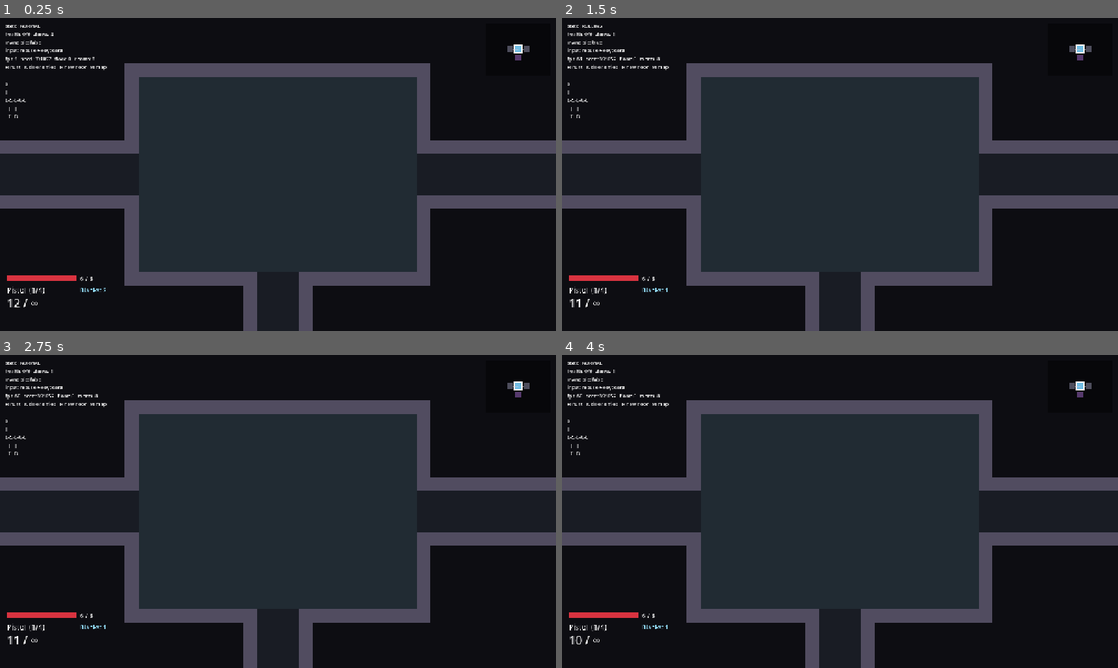
Above: before the commit, frames 1-4 (two rows, left to right).
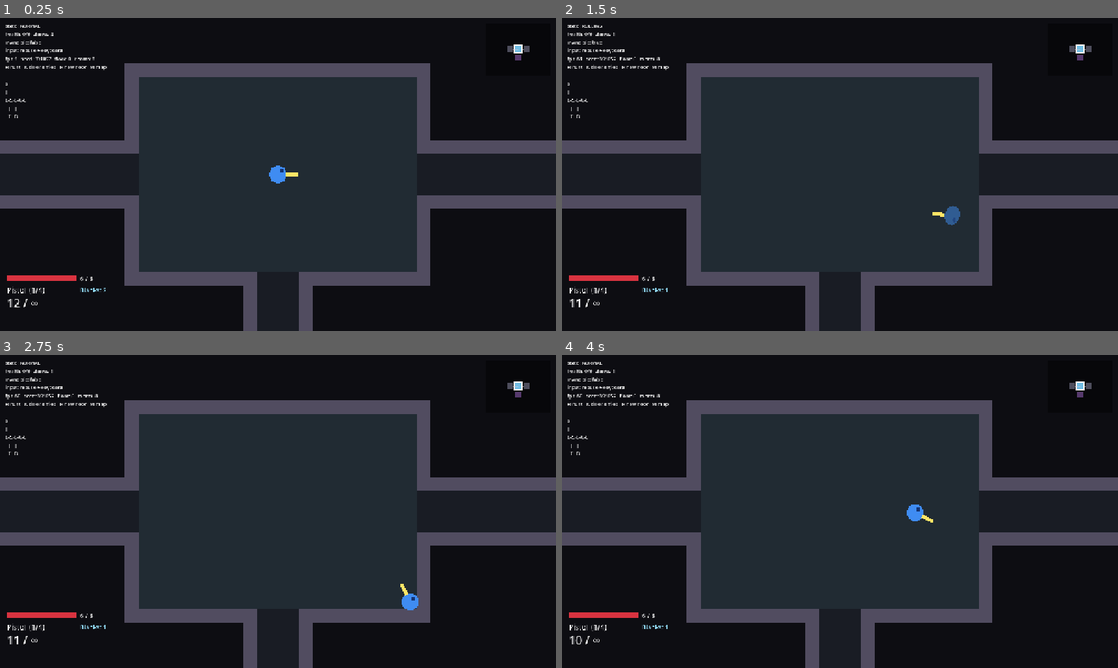
Above: after the commit, the same moments.

Repository: SalemRose/Gungeon-Massive-Ripoff-Edition
Game: Godot game, scene res://levels/floor_level/floor_level.tscn
Two runs of this game, one before a commit and one after it. Both use one fixed random seed, a clock stepped at 60 frames per second and the inputs below.
Inputs (mouse positions are in pixels of both pictures, inside the frame that each line leads up to):
- Up to frame 1 (0.25 s): no input
- Up to frame 2 (1.5 s): tap Enter at 0.5 s; move the mouse to (962, 158) at 0.52 s; hold D (move_right) 0.53-1.28 s; tap Q (blank) at 0.6 s; click (962, 158) at 0.67 s; move the mouse to (728, 190) at 1.27 s; hold S (move_down) from 1.28 s (still down); tap Space (dodge) at 1.35 s
- Up to frame 3 (2.75 s): tap Space (dodge) at 2 s; move the mouse to (333, 442) at 2.02 s; release S (move_down) at 2.03 s; hold D (move_right) from 2.03 s (still down); tap E (interact) at 2.1 s
- Up to frame 4 (4 s): move the mouse to (812, 574) at 2.77 s; release D (move_right) at 2.78 s; hold W (move_up) 2.78-3.53 s; tap F (melee) at 2.85 s; click (812, 574) at 2.92 s; move the mouse to (1006, 558) at 3.52 s; press the mouse at (1006, 558) at 3.53 s; hold A (move_left) from 3.53 s (still down)

The runs differ from the first frame. In frame 1, 0.2% of the frame differs, in the area x 48-54%, y 47-53%; in frame 2, 0.2%; in frame 3, 0.2%; in frame 4, 0.2%.

Commit message:
Fix: floor drawn over the player in floor_level
Co-Authored-By: Claude Sonnet 5.5 <noreply@anthropic.com>
Claude-Session: https://claude.ai/code/session_01EKLoHM38k4sTvWqdQMzUWo

Diff:
--- a/levels/floor_level/floor_level.gd
+++ b/levels/floor_level/floor_level.gd
@@ -26,6 +26,9 @@
 	builder = FloorBuilder.new()
 	builder.name = "Floor"
 	add_child(builder)
+	# Draw order follows tree order: the floor must come BEFORE the player or
+	# the room floors are painted on top of the player and hide them.
+	move_child(builder, 0)
 	builder.build(layout)
 	# Place the player at the start room's center (it is already in the tree).
 	player.global_position = builder.start_room().global_position
